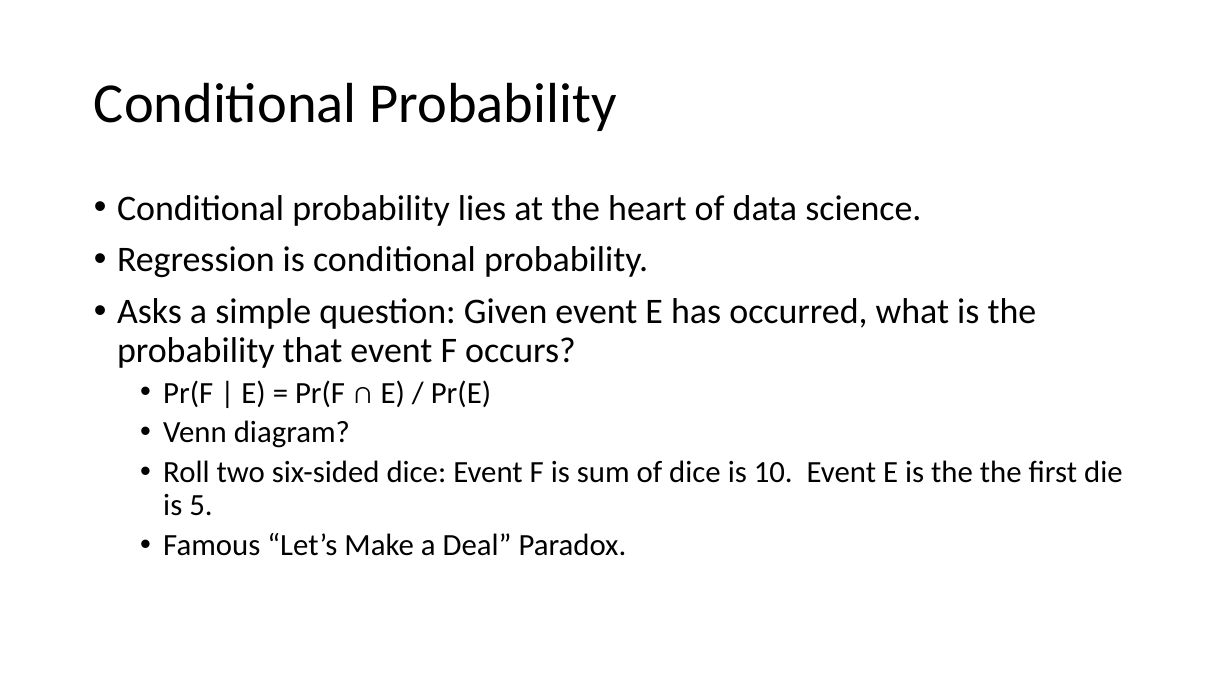
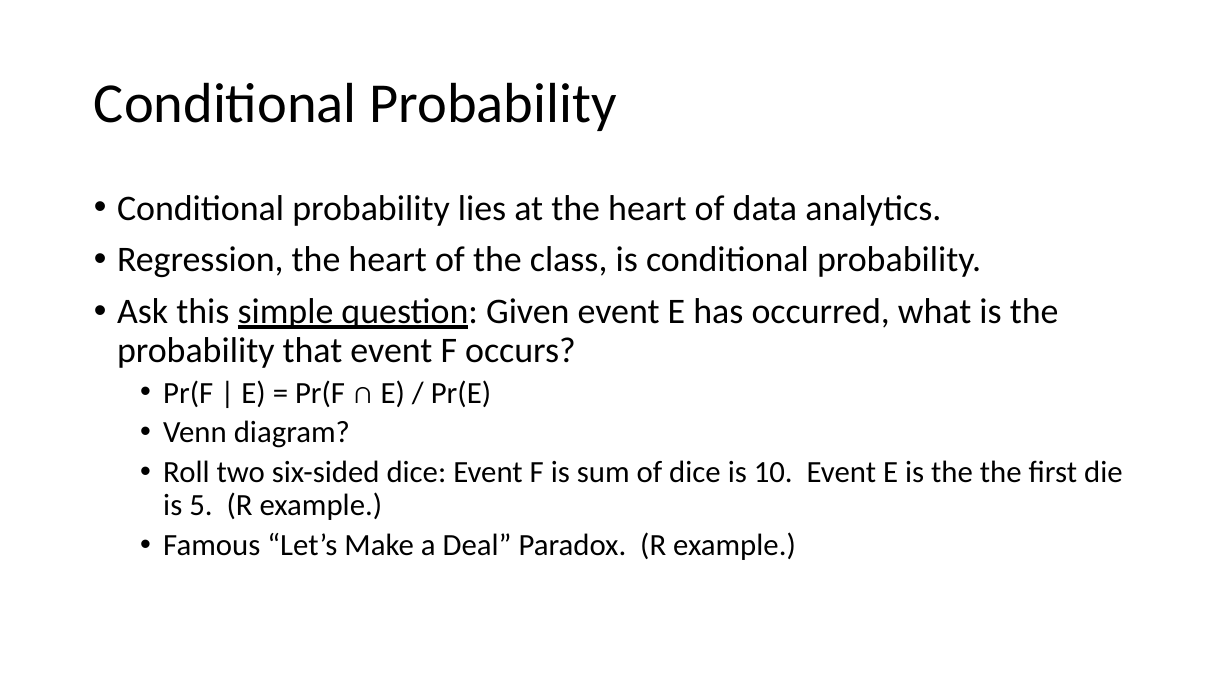
Before and after one commit to thsavage/Code-Shards, a slide deck: slide 11 of Session 1.pptx (slide 9 before the commit). Drawn at 1232x693 pixels with LibreOffice and Linux fonts; fonts in the diff are those of the drawing. Boxes give left, top, right and bottom in pixels: in the first picture for what was removed or moved away, otherwise in the second. Text is boxed around its words. In the diff, an @@ line names an element or a change of style, - is before the commit and + after.

```diff
--- a/Session 1.pptx
+++ b/Session 1.pptx
@@ text at (117,195,1059,368): text changed @@
-• Conditional probability lies at the heart of data science.
-• Regression is conditional probability.
-• Asks a simple question: Given event E has occurred, what is the probability that event F occurs?
+• Conditional probability lies at the heart of data analytics.
+• Regression, the heart of the class, is conditional probability.
+• Ask this simple question: Given event E has occurred, what is the probability that event F occurs?
@@ text at (163,460,1123,560): text changed @@
-  • Roll two six-sided dice: Event F is sum of dice is 10. Event E is the the first die is 5.
-  • Famous “Let’s Make a Deal” Paradox.
+  • Roll two six-sided dice: Event F is sum of dice is 10. Event E is the the first die is 5. (R example.)
+  • Famous “Let’s Make a Deal” Paradox. (R example.)
```
Also in this commit, not shown: 10 other slides changed, 7 slides added, 1 other file.
